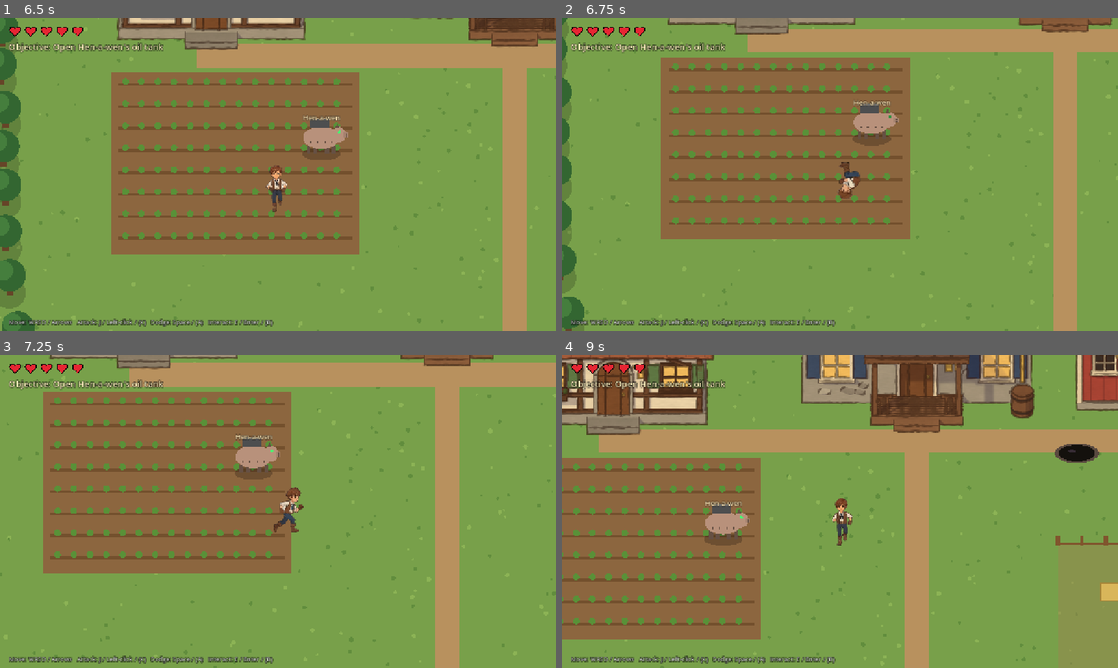
Above: before the commit, frames 1-4 (two rows, left to right).
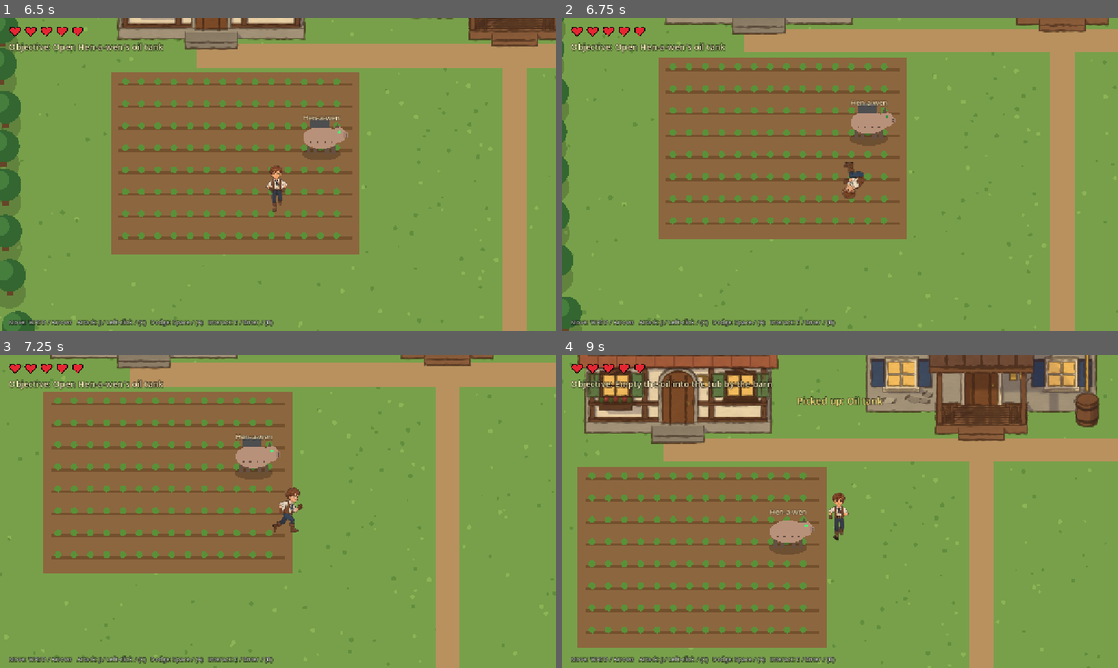
Above: after the commit, the same moments.

Repository: Grabthar21/galactic-adventure
Game: Godot game, scene res://main.tscn
The game is run twice, just before and just after one commit, with the same random seed, the same clock (stepped at 60 frames per second) and the same inputs.
Inputs (mouse positions are in pixels of both pictures, inside the frame that each line leads up to):
- Up to frame 1 (6.5 s): click "Begin" at 0.5 s; tap Enter at 1.25, 2.75, 3.6 s; move the mouse to (400, 158) at 1.27 s; hold D (move_right) 1.28-2.03 s; hold J (attack) 1.28-2.03 s; click (400, 158) at 1.42 s; tap Space (dodge) at 2, 2.1 s; move the mouse to (166, 190) at 2.02 s; hold S (move_down) 2.03-2.78 s; move the mouse to (333, 105) at 2.77 s; hold D (move_right) 2.78-3.53 s; hold E (interact) 2.78-3.53 s; move the mouse to (250, 237) at 3.52 s; hold W (move_up) 3.53-4.28 s; click (250, 237) at 3.67 s; move the mouse to (444, 221) at 4.27 s; hold A (move_left) 4.28-5.78 s; tap Keypad Enter at 4.35 s; move the mouse to (111, 127) at 5.02 s; tap T at 5.1 s; move the mouse to (305, 174) at 5.77 s; hold S (move_down) from 5.78 s (still down); hold J (attack) from 5.78 s (still down); click (305, 174) at 5.92 s
- Up to frame 2 (6.75 s): move the mouse to (756, 96) at 6.52 s; release S (move_down) at 6.53 s; release J (attack) at 6.53 s; hold D (move_right) from 6.53 s (still down); tap Space (dodge) at 6.6 s
- Up to frame 3 (7.25 s): keep holding D (move_right)
- Up to frame 4 (9 s): move the mouse to (962, 495) at 7.27 s; release D (move_right) at 7.28 s; hold W (move_up) 7.28-8.03 s; hold E (interact) 7.28-8.03 s; move the mouse to (728, 527) at 8.02 s; hold D (move_right) 8.03-8.78 s; tap Enter at 8.1 s; click (728, 527) at 8.17 s; move the mouse to (895, 442) at 8.77 s; hold S (move_down) from 8.78 s (still down); tap Keypad Enter at 8.85 s

Frame 1 is identical in both runs. In frame 2, 5.3% of the frame differs, in the area x 0-99%, y 0-100%; in frame 3, 0.7%; in frame 4, 49%, in the area x 0-100%, y 0-100%.

Commit message:
Dodge roll bursts off the mark, then eases out
Speed now falls in a straight line from 1.7x the average at the start
(~455 px/s, about 2.1x the run) to ~0.3x as he comes up; same 96 px in
0.36 s, same i-frames. Each frame moves exactly the step of the
distance curve, so the distance doesn't depend on frame rate.
Tests: start about 2x the run, end slower than the run (24/24).

Co-Authored-By: Claude Opus 5.5 <noreply@anthropic.com>
Claude-Session: https://claude.ai/code/session_01BTTj8XQEKKbtmbxwbKeDto

Diff:
--- a/scripts/player.gd
+++ b/scripts/player.gd
@@ -22,7 +22,11 @@
 var running := false
 # Dodge roll (Space / gamepad A): a short burst a little faster than running. Enemy attacks miss
 # during the roll's i-frames; walls stop it like normal movement (move_and_slide, wall layer 1).
-const ROLL_SPEED_MULT := 1.25   # roll speed = run speed x1.25 (~268 px/s)
+const ROLL_SPEED_MULT := 1.25   # average roll speed = run speed x1.25 (~268 px/s)
+# The roll bursts off the mark and slows as he comes up: speed falls in a straight line from
+# ROLL_BURST x the average at the start to (2 - ROLL_BURST) x at the end (1.7: ~455 px/s, about
+# 2.1x the run, easing to ~80 px/s). Same distance and time as before.
+const ROLL_BURST := 1.7
 const ROLL_DIST := 96.0         # about 0.85 of Arthur's on-screen height
 const ROLL_IFRAMES := 0.30      # invulnerable for the first 0.30 s; the last ~0.06 s (getting up) is not
 const ROLL_COOLDOWN := 0.25
@@ -321,8 +325,14 @@
 					combo = 0
 			fx.queue_redraw()
 		"roll":
+			# distance covered so far: ROLL_DIST * (B*u - (B-1)*u^2), u = share of the roll's time;
+			# this frame's velocity moves exactly the step between, whatever the frame rate
+			var u0: float = clampf(roll_t / roll_time, 0.0, 1.0)
 			roll_t += delta
-			velocity = roll_vec * (ROLL_DIST / roll_time)
+			var u1: float = clampf(roll_t / roll_time, 0.0, 1.0)
+			var step: float = ROLL_DIST * ((ROLL_BURST * u1 - (ROLL_BURST - 1.0) * u1 * u1)
+				- (ROLL_BURST * u0 - (ROLL_BURST - 1.0) * u0 * u0))
+			velocity = roll_vec * (step / maxf(delta, 0.0001))
 			if not _has_roll_art():   # placeholder until the roll strips exist: spin the sprite
 				sprite.rotation = (roll_t / roll_time) * TAU * (1.0 if roll_vec.x >= 0.0 else -1.0)
 			if roll_t >= roll_time:
--- a/tests/playthrough_test.gd
+++ b/tests/playthrough_test.gd
@@ -156,9 +156,14 @@
 	for i in 6:
 		await physics_frame
 		if p.state == "roll": v_roll = maxf(v_roll, p.velocity.length())
+	var v_late := v_roll
+	while p.state == "roll":
+		await physics_frame
+		if p.state == "roll": v_late = p.velocity.length()
 	Input.action_release("move_right")
-	ok("roll a little faster than running (1.1-1.4x)", v_roll > run_speed * 1.1 and v_roll < run_speed * 1.4,
-		"roll %.0f vs run %.0f px/s" % [v_roll, run_speed])
+	ok("roll slows as he comes up (end under the run)", v_late < run_speed, "end %.0f px/s" % v_late)
+	ok("roll bursts off the mark (start about 2x the run)", v_roll > run_speed * 1.8 and v_roll < run_speed * 2.4,
+		"roll start %.0f vs run %.0f px/s" % [v_roll, run_speed])
 	while p.state == "roll": await physics_frame
 	# the get-up at the end of the roll is not protected
 	p.invuln_t = 0.0; p.state = "move"
